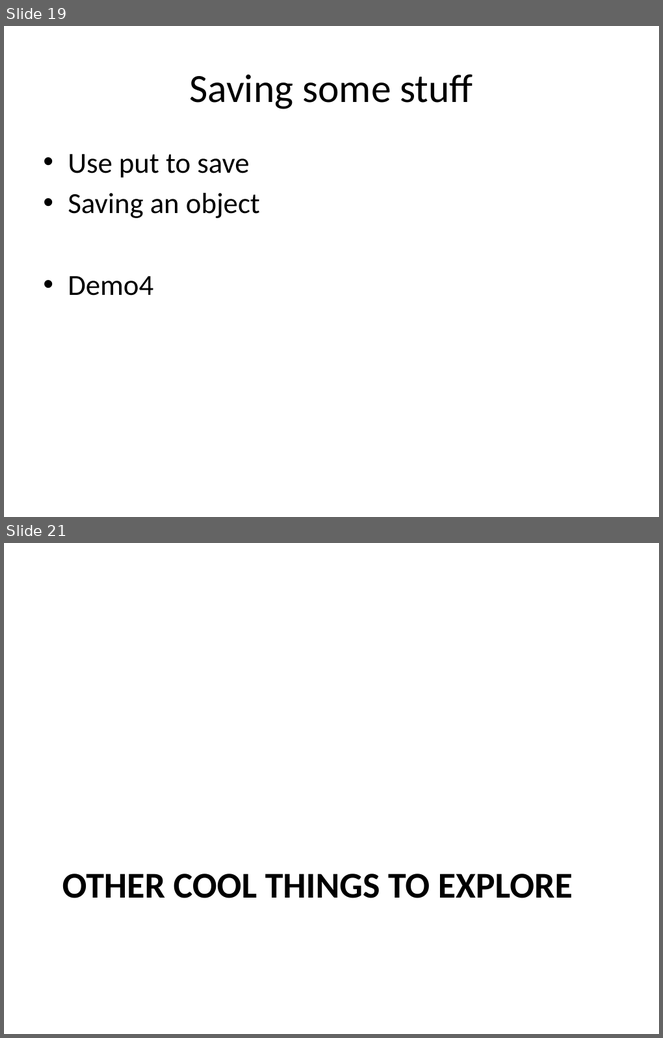
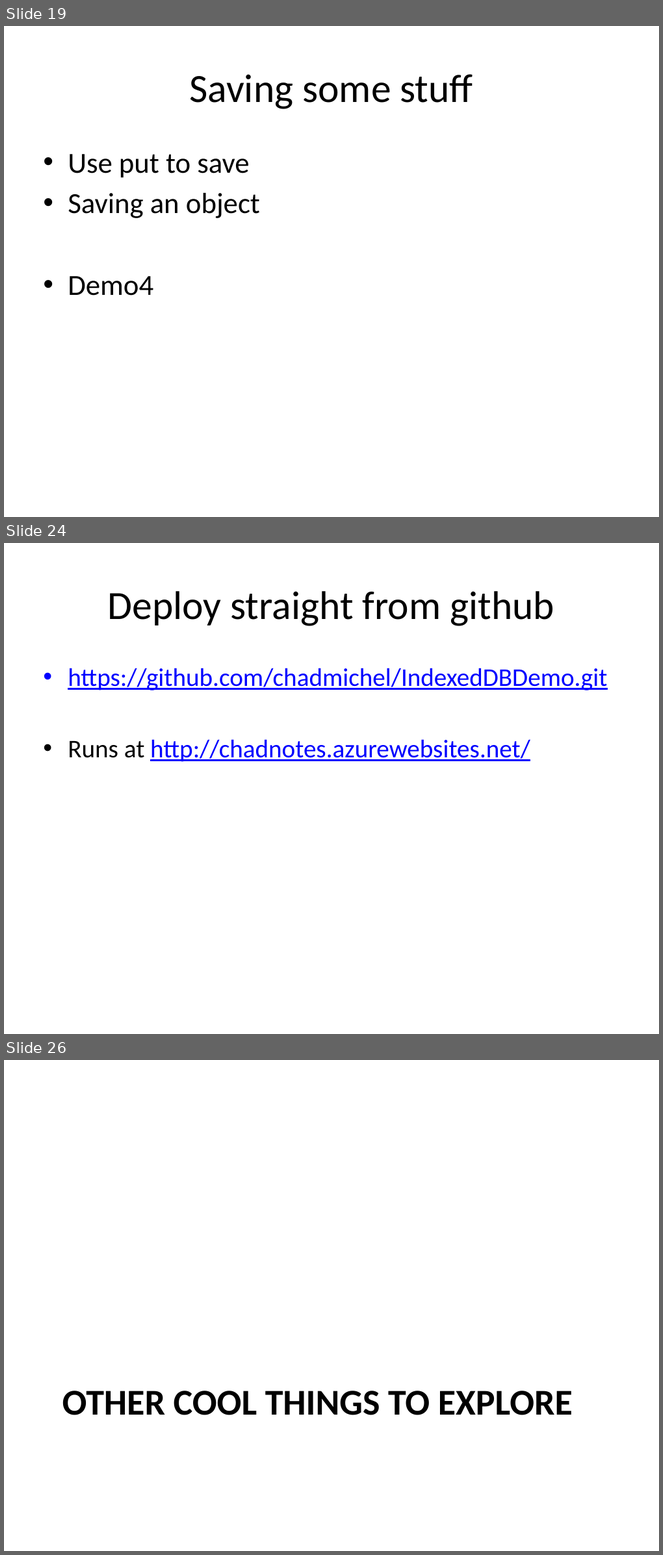
Before and after one commit to chadmichel/IndexedDB_And_Random_Presentation, a slide deck: IndexedDB_And_Random.pptx. Shown one above the other, each under a label of ours: slides 19 and 21 before the commit, slides 19, 24 and 26 after it; the slides between them are not shown. The pictures are 663x1038 and 663x1555 pixels, drawn with LibreOffice and Linux fonts; fonts in the diff are those of the drawing. Boxes give left, top, right and bottom in pixels: in the first picture for what was removed or moved away, otherwise in the second. Text is boxed around its words. In the diff, an @@ line names an element or a change of style, - is before the commit and + after.

```diff
--- a/IndexedDB_And_Random.pptx
+++ b/IndexedDB_And_Random.pptx
@@ slide 24 added at [4, 543, 659, 1034], background #FFFFFF @@
@@ title added at [108, 591, 555, 626], 44 pt, text #000000 @@
+Deploy straight from github
@@ text added at [68, 668, 607, 762], 28 pt, text #0000FF, underline @@
+• https://github.com/chadmichel/IndexedDBDemo.git
+• Runs at http://chadnotes.azurewebsites.net/
@@ what was slide 21 is now slide 26 @@
```
Also in this commit, not shown: 1 slide changed, 4 other slides added.
